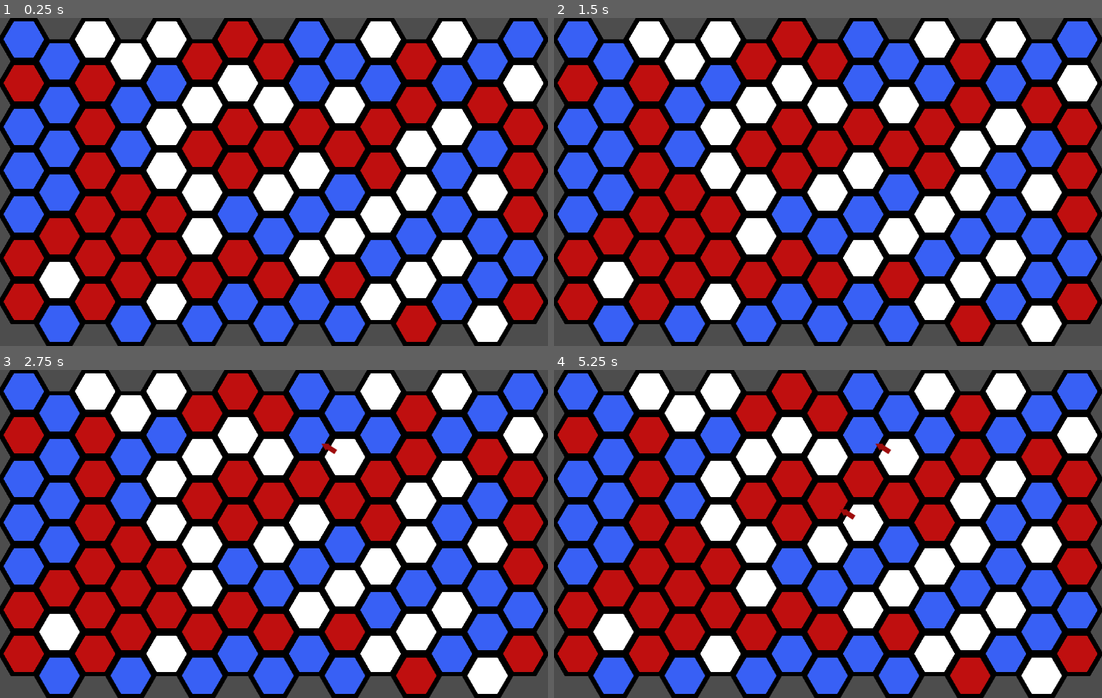
Above: before the commit, frames 1-4 (two rows, left to right).
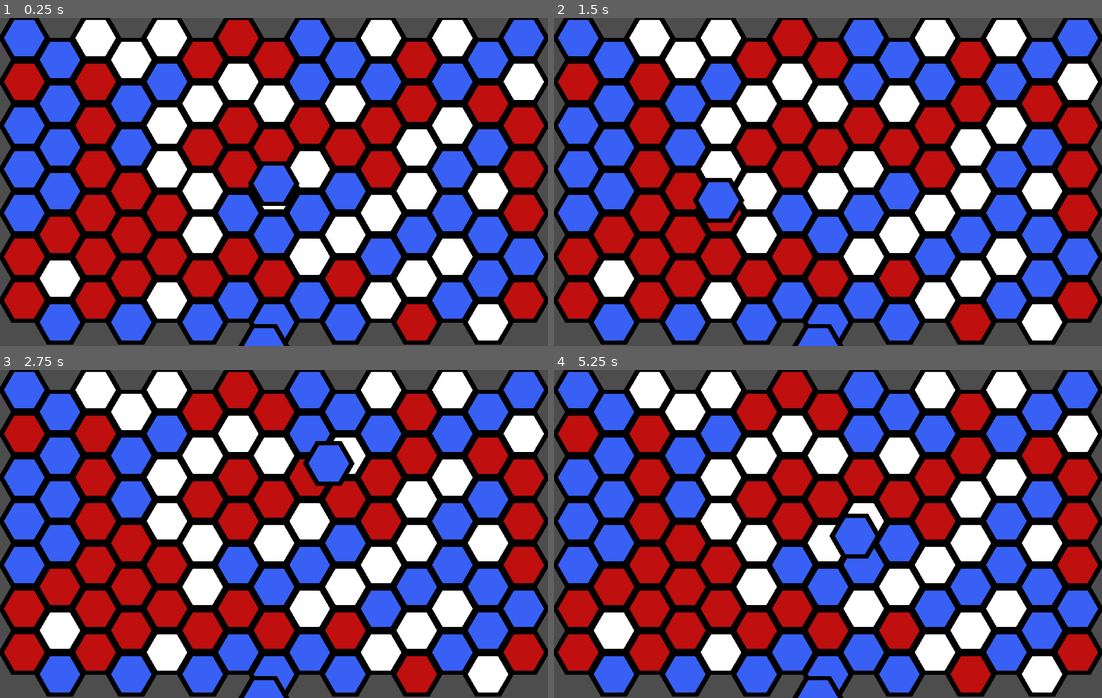
Above: after the commit, the same moments.

Repository: tehtipsy/HexaGame
Game: Godot game, scene res://game.tscn
Two runs of this game, one before a commit and one after it. Both use one fixed random seed, a clock stepped at 60 frames per second and the inputs below. Before the commit the project starts from res://tile_map.tscn.
Inputs (mouse positions are in pixels of both pictures, inside the frame that each line leads up to):
- Up to frame 1 (0.25 s): no input
- Up to frame 2 (1.5 s): tap Enter at 0.5 s; move the mouse to (948, 165) at 0.52 s; hold Shift 0.53-1.28 s; click (948, 165) at 0.67 s; tap Space at 1.25 s; move the mouse to (718, 198) at 1.27 s; tap Shift at 1.35 s; click (718, 198) at 1.42 s
- Up to frame 3 (2.75 s): tap Enter at 2 s; move the mouse to (328, 461) at 2.02 s; hold Shift from 2.03 s (still down); click (328, 461) at 2.17 s
- Up to frame 4 (5.25 s): tap Space at 2.75, 4.25 s; move the mouse to (800, 599) at 2.77 s; release Shift at 2.78 s; tap Shift at 2.85, 4.35 s; click (800, 599) at 2.92 s; tap Enter at 3.5 s; move the mouse to (992, 583) at 3.52 s; hold Shift 3.53-4.28 s; click (992, 583) at 3.67 s; move the mouse to (663, 484) at 4.27 s; click (663, 484) at 4.42 s; move the mouse to (855, 534) at 5.02 s; hold Shift from 5.03 s (still down); click (855, 534) at 5.17 s

The runs differ from the first frame. In frame 1, 12% of the frame differs, in the area x 0-100%, y 0-100%; in frame 2, 12%; in frame 3, 12%; in frame 4, 12%.

Commit message:
added card holder with animation

Diff:
--- /dev/null
+++ b/Game.gd
@@ -0,0 +1 @@
+extends Node
--- a/TileMapLayout.gd
+++ b/TileMapLayout.gd
@@ -57,19 +57,20 @@
 		if current_atlas_coords.x == 2 and current_source_id == 0: # white tile
 			_handle_arrow(instruction, arrow_layer, arrow_id, tile_position)
 
-func _input(event):
-	if event is InputEventMouseButton:
-		var _global_position = get_global_mouse_position()
-		var tile_position = local_to_map(to_local(_global_position))
-		print("Clicked tile: ", tile_position)
-		if !Input.is_key_pressed(KEY_SHIFT):
-			if event.button_index == MOUSE_BUTTON_LEFT and event.is_pressed():
-				_handle_click('add', tile_in_arrow_layer, tile_in_arrow_id, tile_position)
-			if event.button_index == MOUSE_BUTTON_RIGHT and event.is_pressed():
-				_handle_click('remove', tile_in_arrow_layer, tile_in_arrow_id, tile_position)
-		else:
-			print('SHIFTING')
-			if event.button_index == MOUSE_BUTTON_LEFT and event.is_pressed():
-				_handle_click('add', tile_out_arrow_layer, tile_out_arrow_id, tile_position)
-			if event.button_index == MOUSE_BUTTON_RIGHT and event.is_pressed():
-				_handle_click('remove', tile_out_arrow_layer, tile_out_arrow_id, tile_position)
+#func _input(event):
+	#if event is InputEventMouseButton:
+		#var _global_position = get_global_mouse_position()
+		#var tile_position = local_to_map(to_local(_global_position))
+		#print("Clicked tile: ", tile_position)
+		#print("Tile X: ", tile_position.x)
+		#if !Input.is_key_pressed(KEY_SHIFT):
+			#if event.button_index == MOUSE_BUTTON_LEFT and event.is_pressed():
+				#_handle_click('add', tile_in_arrow_layer, tile_in_arrow_id, tile_position)
+			#if event.button_index == MOUSE_BUTTON_RIGHT and event.is_pressed():
+				#_handle_click('remove', tile_in_arrow_layer, tile_in_arrow_id, tile_position)
+		#else:
+			#print('SHIFTING')
+			#if event.button_index == MOUSE_BUTTON_LEFT and event.is_pressed():
+				#_handle_click('add', tile_out_arrow_layer, tile_out_arrow_id, tile_position)
+			#if event.button_index == MOUSE_BUTTON_RIGHT and event.is_pressed():
+				#_handle_click('remove', tile_out_arrow_layer, tile_out_arrow_id, tile_position)
--- /dev/null
+++ b/card_container.gd
@@ -0,0 +1,54 @@
+extends Container
+
+
+@export var is_higlighted: bool = false
+
+#@onready var tile_map = preload("res://tile_map.tscn")
+@onready var card = preload("res://card_holder.tscn")
+@onready var animation = $AnimationPlayer
+
+
+func _on_mouse_entered():
+	animation.play("select_card")
+	is_higlighted = true
+
+
+func _on_mouse_exited():
+	animation.play("deselect_card")
+	is_higlighted = false
+
+
+func _on_gui_input(event):
+	if (event is InputEventMouseButton) and (event.button_index == 1):
+		if event.button_mask == 1:
+			if is_higlighted:
+				var _card = card.instanciate()
+				get_tree().get_root().get_node("CardHolder").add_child(_card)
+				# hide card sprite in container
+				self.get_child(0).hide()
+		elif event.button_mask == 0:
+			# check for valid placement
+			var tile_map = get_tree().get_root().get_node("TileMap")
+			var max_x = tile_map.map_width
+			var max_y = tile_map.map_hight
+
+			var _global_position = get_global_mouse_position()
+			var tile_position = tile_map.local_to_map(tile_map.to_local(_global_position))
+
+			var is_placement_valid: bool
+			if (tile_position.x <= max_x) and (tile_position.y <= max_y):
+				is_placement_valid = true
+
+			if !is_placement_valid:
+			# return card to card container
+				is_higlighted = false
+				# show sprite in card container
+				self.get_child(0).show()
+			else:
+			# place card in tile
+				# remove child _card instance
+				self.queue_free()
+				# set tile in node
+				var atlas_coords = Vector2i(0, 0)
+				tile_map.set_cell(tile_map.tile_color_layer, tile_position, tile_map.tile_color_id, atlas_coords)
+			# set is_placement_valid = false
--- /dev/null
+++ b/card_container.tscn
@@ -0,0 +1,78 @@
+[gd_scene load_steps=7 format=3 uid="uid://djss4jvgyuh74"]
+
+[ext_resource type="Script" path="res://card_container.gd" id="1_d5hdc"]
+[ext_resource type="Texture2D" uid="uid://dros1m0dvweg2" path="res://hex_grid (2).png" id="1_wryb7"]
+
+[sub_resource type="Animation" id="Animation_05o02"]
+resource_name = "select_card"
+length = 0.2
+tracks/0/type = "value"
+tracks/0/imported = false
+tracks/0/enabled = true
+tracks/0/path = NodePath("Card:position")
+tracks/0/interp = 1
+tracks/0/loop_wrap = true
+tracks/0/keys = {
+"times": PackedFloat32Array(0, 0.2),
+"transitions": PackedFloat32Array(1, 1),
+"update": 0,
+"values": [Vector2(64, 68), Vector2(64, 20)]
+}
+
+[sub_resource type="Animation" id="Animation_cvu8s"]
+length = 0.001
+tracks/0/type = "value"
+tracks/0/imported = false
+tracks/0/enabled = true
+tracks/0/path = NodePath("Card:position")
+tracks/0/interp = 1
+tracks/0/loop_wrap = true
+tracks/0/keys = {
+"times": PackedFloat32Array(0),
+"transitions": PackedFloat32Array(1),
+"update": 0,
+"values": [Vector2(64, 68)]
+}
+
+[sub_resource type="Animation" id="Animation_e6f0u"]
+resource_name = "deselect_card"
+length = 0.2
+tracks/0/type = "value"
+tracks/0/imported = false
+tracks/0/enabled = true
+tracks/0/path = NodePath("Card:position")
+tracks/0/interp = 1
+tracks/0/loop_wrap = true
+tracks/0/keys = {
+"times": PackedFloat32Array(0, 0.2),
+"transitions": PackedFloat32Array(1, 1),
+"update": 0,
+"values": [Vector2(64, 20), Vector2(64, 68)]
+}
+
+[sub_resource type="AnimationLibrary" id="AnimationLibrary_c2o6w"]
+_data = {
+"RESET": SubResource("Animation_cvu8s"),
+"deselect_card": SubResource("Animation_e6f0u"),
+"select_card": SubResource("Animation_05o02")
+}
+
+[node name="CardContainer" type="Container"]
+offset_right = 130.0
+offset_bottom = 132.0
+script = ExtResource("1_d5hdc")
+
+[node name="Card" type="Sprite2D" parent="."]
+position = Vector2(64, 68)
+texture = ExtResource("1_wryb7")
+hframes = 5
+vframes = 2
+
+[node name="AnimationPlayer" type="AnimationPlayer" parent="."]
+libraries = {
+"": SubResource("AnimationLibrary_c2o6w")
+}
+
+[connection signal="gui_input" from="." to="." method="_on_gui_input"]
+[connection signal="mouse_entered" from="." to="." method="_on_mouse_entered"]
+[connection signal="mouse_exited" from="." to="." method="_on_mouse_exited"]
--- /dev/null
+++ b/card_holder.gd
@@ -0,0 +1,7 @@
+extends Container
+
+
+var card_in_hand = ""
+
+func _process(delta):
+	self.global_position = get_global_mouse_position()
--- /dev/null
+++ b/card_holder.tscn
@@ -0,0 +1,18 @@
+[gd_scene load_steps=3 format=3 uid="uid://de56gnoqlwobw"]
+
+[ext_resource type="Script" path="res://card_holder.gd" id="1_h0dmt"]
+[ext_resource type="Texture2D" uid="uid://dros1m0dvweg2" path="res://hex_grid (2).png" id="2_pla76"]
+
+[node name="CardHolder" type="Container"]
+offset_right = 130.0
+offset_bottom = 132.0
+script = ExtResource("1_h0dmt")
+
+[node name="Card" type="Sprite2D" parent="."]
+texture = ExtResource("2_pla76")
+hframes = 5
+vframes = 2
+
+[connection signal="gui_input" from="." to="." method="_on_gui_input"]
+[connection signal="mouse_entered" from="." to="." method="_on_mouse_entered"]
+[connection signal="mouse_exited" from="." to="." method="_on_mouse_exited"]
--- /dev/null
+++ b/game.tscn
@@ -0,0 +1,24 @@
+[gd_scene load_steps=5 format=3 uid="uid://bkgh6vg2dwvxj"]
+
+[ext_resource type="Script" path="res://Game.gd" id="1_dl61o"]
+[ext_resource type="PackedScene" uid="uid://dvf2vufrq3lmu" path="res://tile_map.tscn" id="2_o2d8b"]
+[ext_resource type="PackedScene" uid="uid://djss4jvgyuh74" path="res://card_container.tscn" id="3_nr1kw"]
+[ext_resource type="PackedScene" uid="uid://de56gnoqlwobw" path="res://card_holder.tscn" id="4_hs6tk"]
+
+[node name="Game" type="Node"]
+script = ExtResource("1_dl61o")
+
+[node name="TileMap" parent="." instance=ExtResource("2_o2d8b")]
+position = Vector2(1, -3)
+
+[node name="CardContainer" parent="." instance=ExtResource("3_nr1kw")]
+offset_left = 502.0
+offset_top = 634.0
+offset_right = 632.0
+offset_bottom = 766.0
+
+[node name="CardHolder" parent="." instance=ExtResource("4_hs6tk")]
+offset_left = 580.0
+offset_top = 556.0
+offset_right = 710.0
+offset_bottom = 688.0
--- a/project.godot
+++ b/project.godot
@@ -11,7 +11,7 @@
 [application]
 
 config/name="HexaGame"
-run/main_scene="res://tile_map.tscn"
+run/main_scene="res://game.tscn"
 config/features=PackedStringArray("4.2", "GL Compatibility")
 config/icon="res://icon.svg"
 
--- a/tile_map.tscn
+++ b/tile_map.tscn
@@ -48,6 +48,7 @@
 tile_set = SubResource("TileSet_4ym8b")
 format = 2
 layer_0/name = "color"
+layer_0/tile_data = PackedInt32Array(196610, 0, 0, 131075, 0, 0, 131076, 0, 0, 196612, 0, 0, 196611, 131072, 0, 262148, 131072, 0, 196613, 131072, 0, 131077, 131072, 0, 196614, 131072, 0, 262150, 131072, 0, 262149, 131072, 0, 327684, 131072, 0, 262147, 131072, 0, 262146, 131072, 0, 196609, 131072, 0, 131073, 131072, 0, 131074, 131072, 0, 65539, 131072, 0, 65540, 131072, 0, 65541, 131072, 0, 131078, 131072, 0, 131079, 131072, 0, 196615, 131072, 0, 262151, 131072, 0, 327685, 131072, 0, 327686, 196608, 0, 327687, 196608, 0, 393222, 196608, 0, 393224, 196608, 0, 393223, 196608, 0)
 layer_1/name = "in_arrows"
 layer_1/z_index = 1
 layer_1/tile_data = PackedInt32Array(1, 1, 0)
